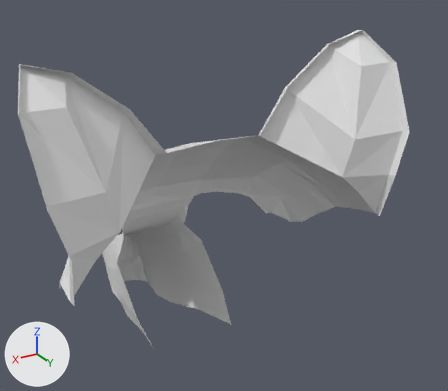
Renders of the Blender file fox.blend from each side of a commit.
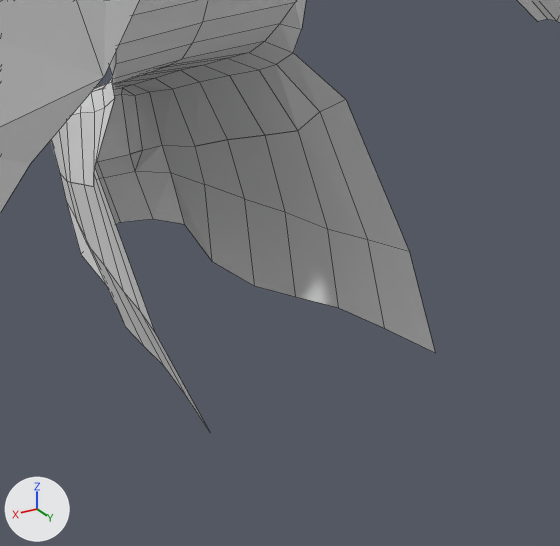
There are two pictures of each version: one whole from a 50 mm lens placed at (2.14, 5.82, 3.22), pointed at (-0.45, 1.51, 1.07), one close up on the part from 19% to 61% of the width and 53% to 100% of the height. Lighting does not change. The marker at lower left points along +X, +Y and +Z. The close-ups show mesh edges as thin lines.
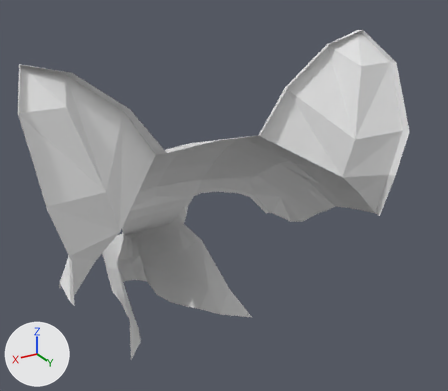
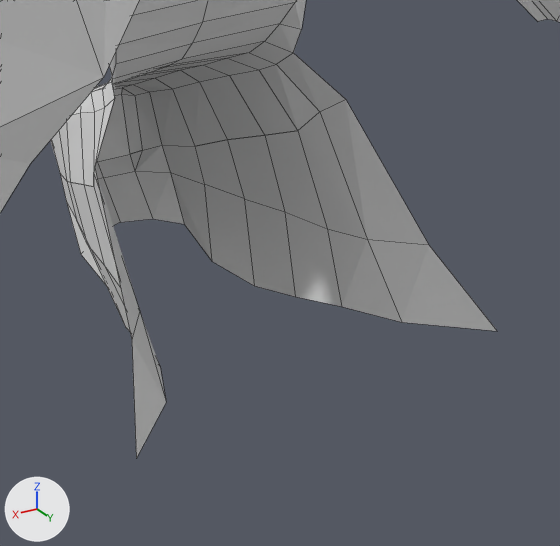
Pixel boxes (x1, y1, x2, y2) of what changed, in the close-ups (560 x 546 px; the box of a moved part takes in the faces that stretch with it):
'Plane', reshaped
    before: (0, 0, 560, 429)
    after: (0, 0, 560, 458)
part 1 of me_plane, moved or reshaped
    before: (94, 99, 435, 429)
    after: (94, 99, 497, 458)

Edits to the bpy script that builds the scene:
```text
Change me_plane:
    where me_plane.from_pydata(...)  # 151 vertices, 110 faces, 10 loose edges; spans x -0.8..6.1, y -16.6..5.6, z -20.5..1.4
    used by ob_plane; location = (0.169, 0.0, 1.771); rotation_euler = (1.571, 0.0, 0.0), in degrees (90, 0, 0); scale = (0.204, 0.131, 0.131)
    me_plane part 1
    me_plane.vertices[141].co: (1.3, -12.8, -11.5) -> (1.7, -12.8, -11.5)  # pixel (154, 332) -> pixel (131, 339)
    me_plane.vertices[149].co: (0.9, -14.8, -11.5) -> (1.2, -14.8, -11.5)  # pixel (185, 395) -> pixel (166, 402)
    me_plane.vertices[150].co: (1.0, -14.5, -13.4) -> (2.2, -14.5, -13.4)  # not seen -> pixel (136, 458)
```
